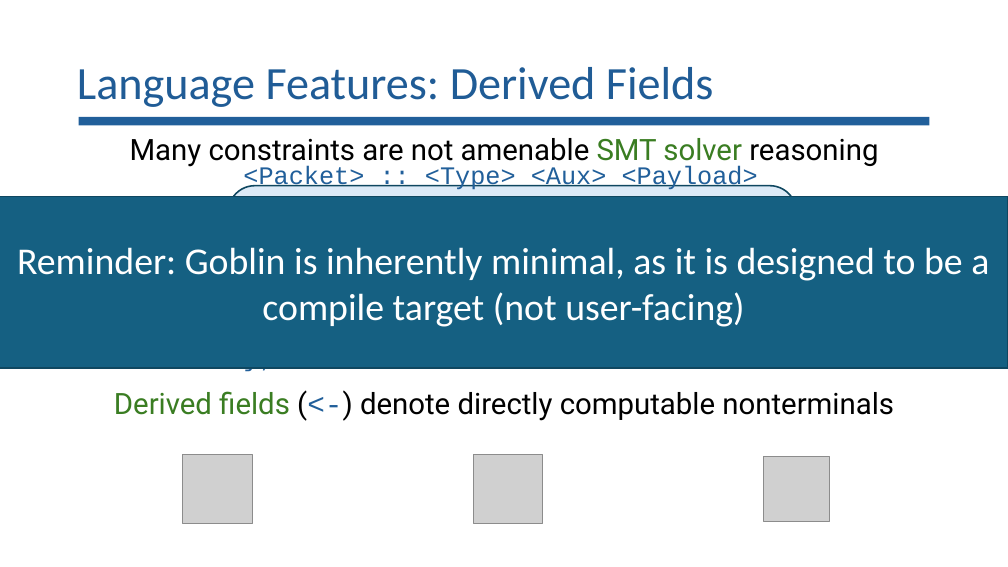
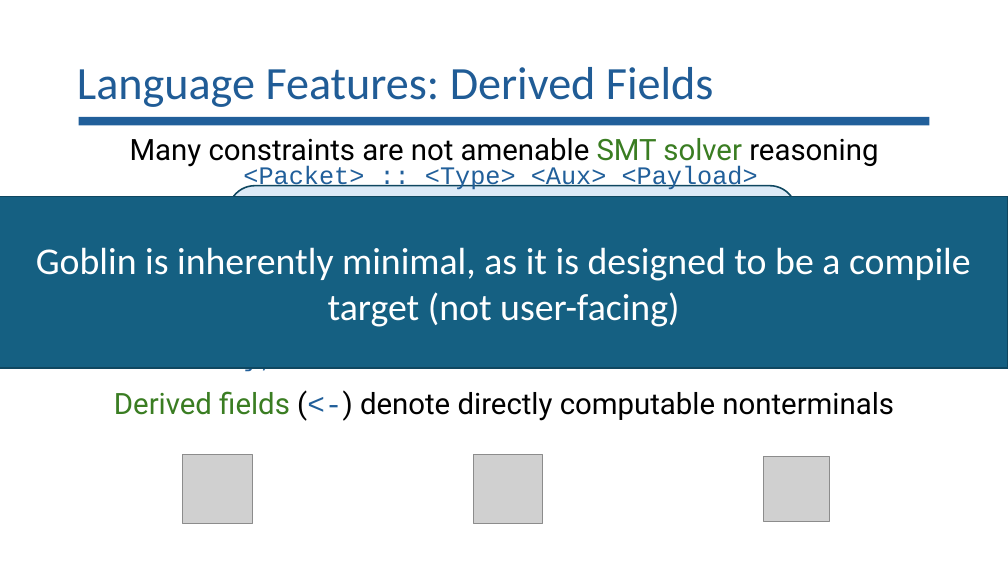
Before and after one commit to lorchrob/goblin_slides, a slide deck: slide 39 of goblin_slides.pptx. Drawn at 1008x567 pixels with LibreOffice and Linux fonts; fonts in the diff are those of the drawing; grey boxes stand for pictures. Boxes give left, top, right and bottom in pixels: in the first picture for what was removed or moved away, otherwise in the second. Text is boxed around its words. In the diff, an @@ line names an element or a change of style, - is before the commit and + after.

Commit message:
Slides

```diff
--- a/goblin_slides.pptx
+++ b/goblin_slides.pptx
@@ text in rectangle at (36,247,971,327): text changed @@
-Reminder: Goblin is inherently minimal, as it is designed to be a compile target (not user-facing)
+Goblin is inherently minimal, as it is designed to be a compile target (not user-facing)
```
Also in this commit, not shown: 8 other slides changed.
